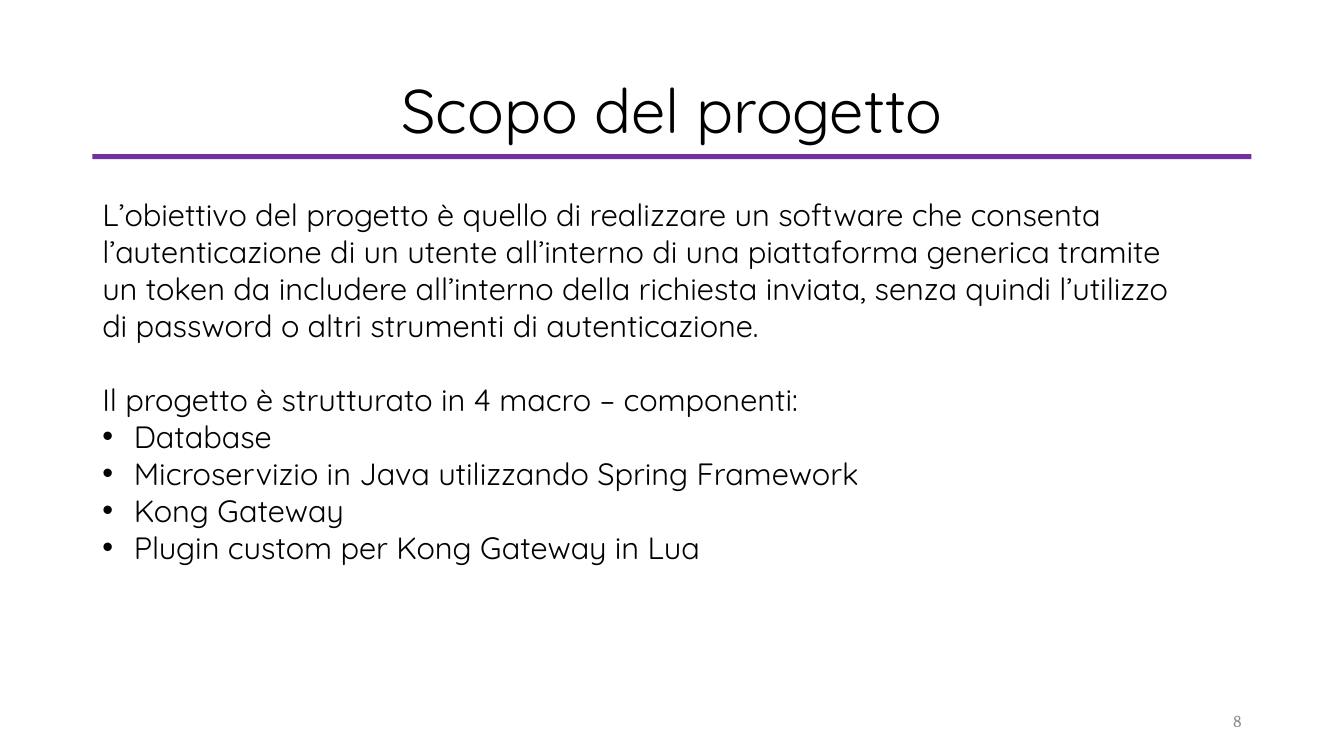
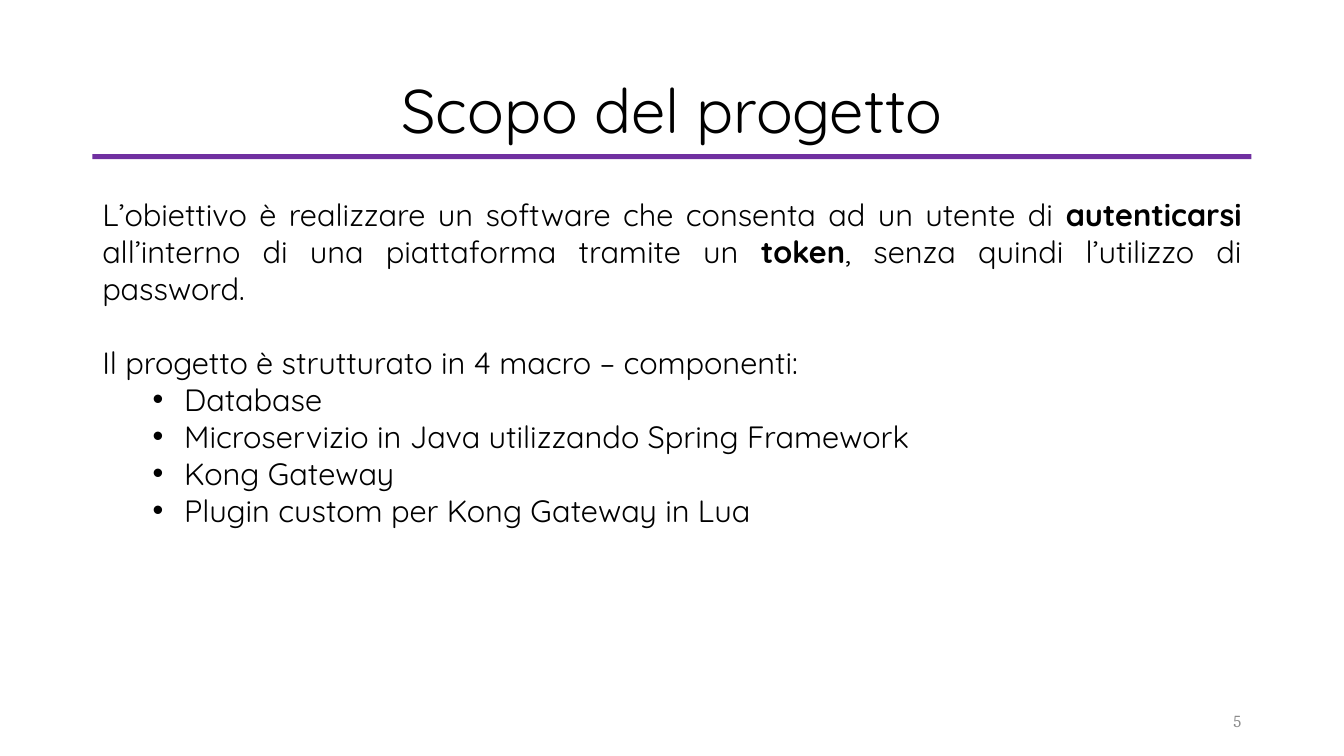
Before and after one commit to valeriodesiati/tesi, a slide deck: slide 5 of Presentazione/Valerio Desiati - Presentazione Discussione.pptx (slide 8 before the commit). Drawn at 1344x756 pixels with LibreOffice and Linux fonts; fonts in the diff are those of the drawing. Boxes give left, top, right and bottom in pixels: in the first picture for what was removed or moved away, otherwise in the second. Text is boxed around its words. In the diff, an @@ line names an element or a change of style, - is before the commit and + after.

```diff
--- a/Presentazione/Valerio Desiati - Presentazione Discussione.pptx
+++ b/Presentazione/Valerio Desiati - Presentazione Discussione.pptx
@@ text at bbox=[102, 203, 1242, 306]: text changed @@
-L’obiettivo del progetto è quello di realizzare un software che consenta
-l’autenticazione di un utente all’interno di una piattaforma generica tramite
-un token da includere all’interno della richiesta inviata, senza quindi l’utilizzo
-di password o altri strumenti di autenticazione.
+L’obiettivo è realizzare un software che consenta ad un utente di autenticarsi all’interno di una piattaforma tramite un token, senza quindi l’utilizzo di password.
@@ text at bbox=[184, 379, 909, 528]: list level 1 to 2 in "Database"; list level 1 to 2 in "Microservizio in Java utilizzando Spring ..."; list level 1 to 2 in "Kong Gateway"; list level 1 to 2 in "Plugin custom per Kong Gateway ..." @@
@@ page number at bbox=[1233, 716, 1241, 727]: text changed @@
-8
+5
```
Also in this commit, not shown: 10 other slides changed, 10 slides removed, 7 other files.
